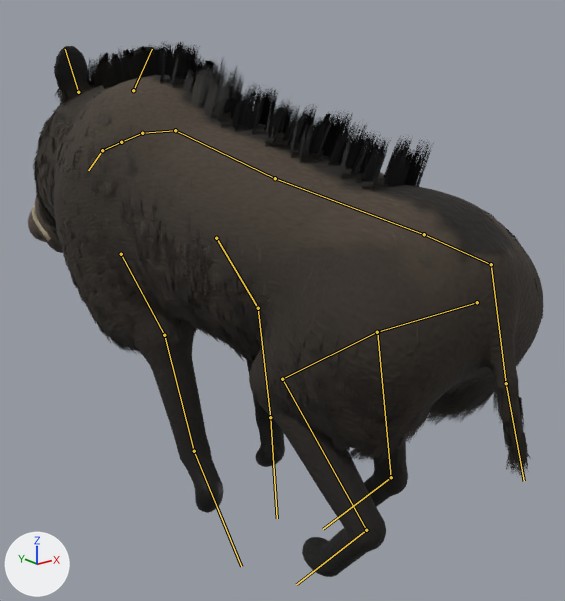
The glTF model assets/models/animals/SK_Boar.gltf, before and after one commit.
The view is the same before and after, from a camera (50 mm lens) standing at (-0.856, -1.136, 0.914) and looking at (0.127, 0.094, 0.422). Arrows for +X, +Y and +Z are at lower left; the lights stay in place. The first picture is the older version. Both versions are drawn at frame 1 of the action 'run'; the numbers are the values there. The bones that bend it are drawn over the model as lines.

The first picture shows 'Boar', 'BoarFur'.
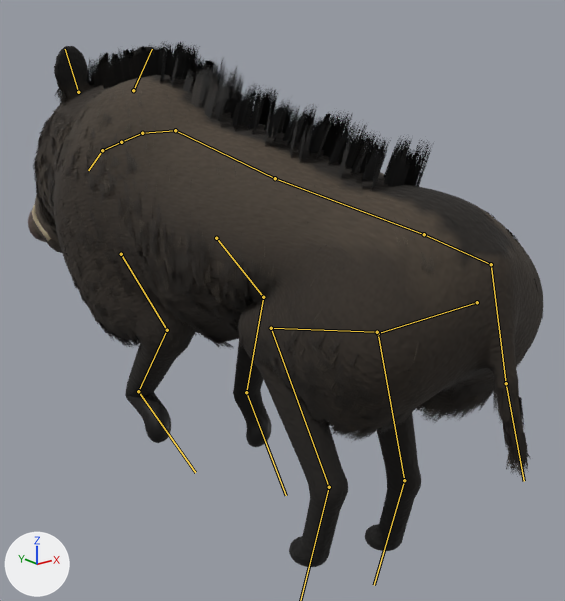
Location of each change, (x1, y1, x2, y2) in pixels of the pictures (565 x 601 px):
'Boar', posed
    before: (28, 46, 543, 577)
    after: (28, 46, 543, 567)
'BoarFur', posed
    both: (33, 42, 543, 477)
bone 'upperarm.L', root to tip
    before: (216, 238) to (258, 308)
    after: (216, 238) to (263, 297)
bone 'forearm.L', root to tip
    before: (258, 308) to (270, 417)
    after: (263, 297) to (246, 392)
bone 'hoof_f.L', root to tip
    before: (270, 417) to (277, 518)
    after: (246, 392) to (286, 495)
bone 'upperarm.R', root to tip
    before: (121, 254) to (164, 335)
    after: (121, 254) to (167, 330)
bone 'forearm.R', root to tip
    before: (164, 335) to (194, 451)
    after: (167, 330) to (138, 391)
bone 'hoof_f.R', root to tip
    before: (194, 451) to (241, 566)
    after: (138, 391) to (195, 472)
bone 'shin.L', root to tip
    before: (377, 332) to (391, 477)
    after: (378, 333) to (404, 480)
bone 'hoof_h.L', root to tip
    before: (391, 477) to (323, 529)
    after: (404, 480) to (374, 585)
bone 'thigh.R', root to tip
    before: (377, 332) to (282, 379)
    after: (377, 332) to (271, 328)
bone 'shin.R', root to tip
    before: (282, 379) to (366, 530)
    after: (271, 328) to (329, 487)

The edits, one by one:
Bone 'upperarm.L' (bone_upperarm_l) turns from (-30, 0, 0) to (-40, 0, 0) degrees about its own x, y and z.
Bone 'forearm.L' (bone_forearm_l) turns from (8, 0, 0) to (42, 0, 0) degrees about its own x, y and z.
Bone 'hoof_f.L' (bone_hoof_f_l) turns from (0, 0, 0) to (-55, 0, 0) degrees about its own x, y and z.
Bone 'upperarm.R' (bone_upperarm_r) turns from (-25, 0, 0) to (-30, 0, 0) degrees about its own x, y and z.
Bone 'forearm.R' (bone_forearm_r) turns from (-4, 0, 0) to (59, 0, 0) degrees about its own x, y and z.
Bone 'hoof_f.R' (bone_hoof_f_r) turns from (-30, 0, 0) to (-110, 0, 0) degrees about its own x, y and z.
Bone 'shin.L' (bone_shin_l) turns from (0, 0, 0) to (-6, 0, 0) degrees about its own x, y and z.
Bone 'hoof_h.L' (bone_hoof_h_l) turns from (0, 0, 0) to (-22, 0, 0) degrees about its own x, y and z.
Bone 'thigh.R' (bone_thigh_r) turns from (21, 0, 0) to (41, 0, 0) degrees about its own x, y and z.
Bone 'shin.R' (bone_shin_r) turns from (-26, 0, 0) to (-33, 0, 0) degrees about its own x, y and z.
Bone 'hoof_h.R' (bone_hoof_h_r) turns from (31, 0, 0) to (-9, 0, 0) degrees about its own x, y and z.
